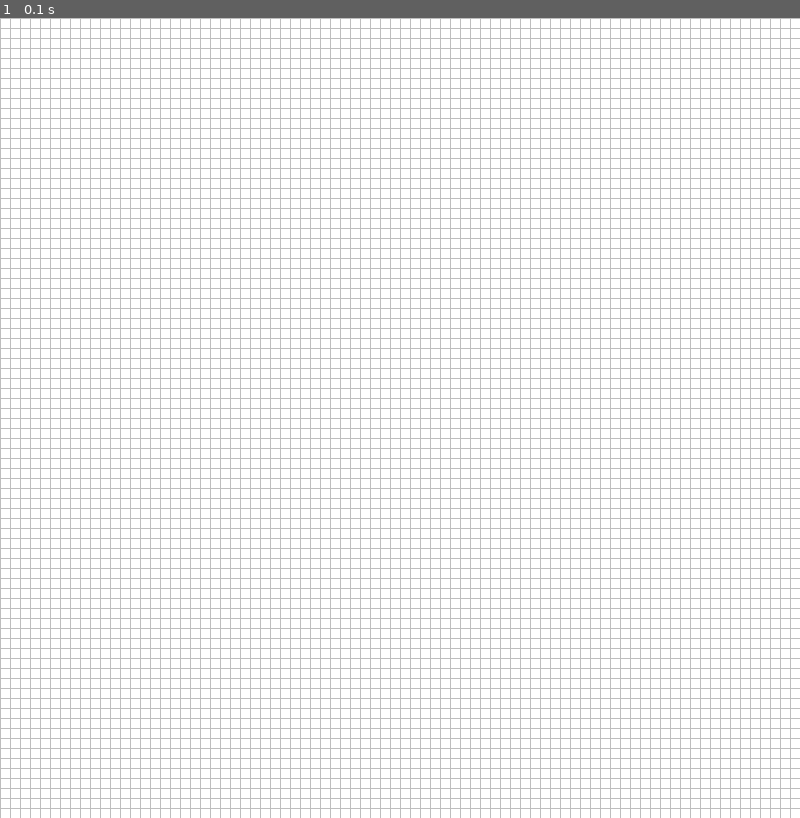
Above: before the commit, frame 1.
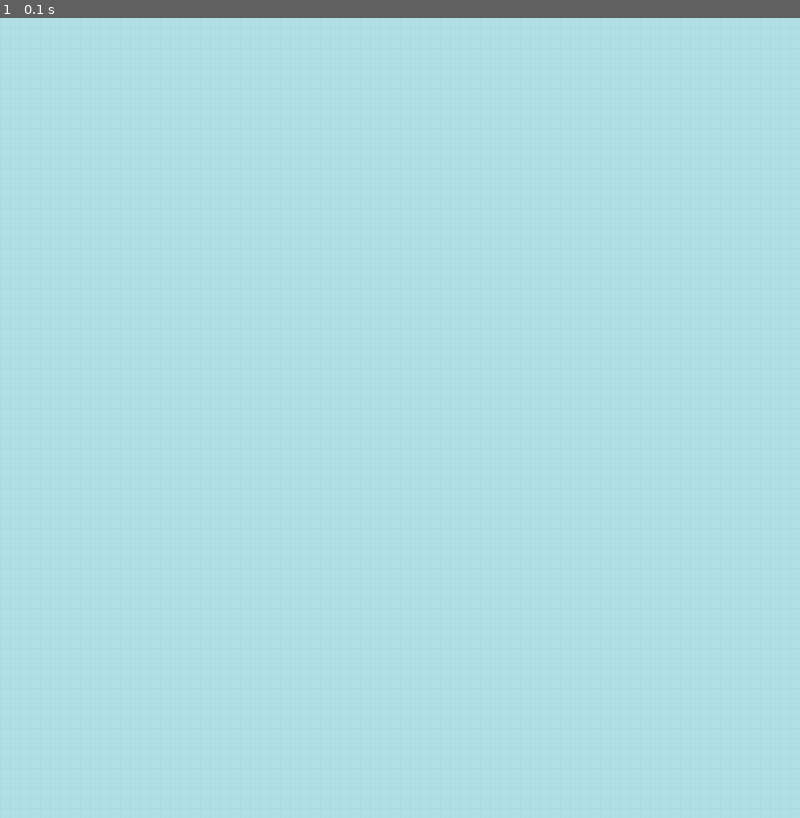
Above: after the commit, the same moment.

Repository: hutado/game_of_life
Game: pygame game, started from gof_pygame.py
Same seed, same stepped clock (60 frames per second), same inputs: the game is played once before the commit and once after it.
Inputs:
- Up to frame 1 (0.1 s): no input

The runs differ from the first frame. In frame 1, 100% of the frame differs, in the area x 0-100%, y 0-100%.

Commit message:
Поправил цвета, поддержка других правил

Diff:
--- a/gof_pygame.py
+++ b/gof_pygame.py
@@ -12,11 +12,17 @@
 
 # third-party
 import pygame
-from pygame.locals import *
+from pygame.locals import QUIT, MOUSEBUTTONDOWN, KEYDOWN, K_SPACE
 
 # internal
 from ui import UI
 from game_of_life import GameOfLife
+
+
+# Цвета фона, сетки и живых клеток
+POWDER_BLUE = (176, 224, 230)
+LIGHT_BLUE = (173, 216, 230)
+STEEL_BLUE = (70, 130, 180)
 
 
 class GUI(UI):
@@ -47,10 +53,10 @@
         """
 
         for x in range(0, self.width, self.cell_size):
-            pygame.draw.line(self.screen, pygame.Color('grey'), (x, 0), (x, self.height))
+            pygame.draw.line(self.screen, pygame.Color(LIGHT_BLUE), (x, 0), (x, self.height))
 
         for y in range(0, self.height, self.cell_size):
-            pygame.draw.line(self.screen, pygame.Color('grey'), (0, y), (self.width, y))
+            pygame.draw.line(self.screen, pygame.Color(LIGHT_BLUE), (0, y), (self.width, y))
 
     def draw_grid(self) -> None:
         """
@@ -58,7 +64,7 @@
         """
 
         for c, r in product(range(self.life.curr_generation.cols), range(self.life.curr_generation.rows)):
-            color = pygame.Color('black') if self.life.curr_generation[r][c] == 1 else pygame.Color('white')
+            color = pygame.Color(STEEL_BLUE) if self.life.curr_generation[r][c] == 1 else pygame.Color(POWDER_BLUE)
             rect = pygame.Rect(c * self.cell_size, r * self.cell_size, self.cell_size, self.cell_size)
             pygame.draw.rect(self.screen, color, rect)
 
@@ -102,7 +108,7 @@
 
         clock = pygame.time.Clock()
         pygame.display.set_caption('Game of Life')
-        self.screen.fill(pygame.Color('white'))
+        self.screen.fill(pygame.Color(POWDER_BLUE))
 
         self.draw_elements()
 
@@ -136,8 +142,8 @@
     parser.add_argument('--cell-size', required=False, type=int, default=10, help='Размер клетки в px')
     parser.add_argument('-r', '--randomize', required=False, default=False, action='store_true', help='Случайное заполнение поля')
     parser.add_argument('-s', '--speed', required=False, type=int, default=10, help='Скорость игры')
-    parser.add_argument('-S', '--survival', required=False, type=str, default='23', help='Необходимо количество соседей для выживания клетки')
-    parser.add_argument('-B', '--birth', required=False, type=str, default='3', help='Необходимо количество соседей для рождения клетки')
+    parser.add_argument('-S', '--survival', required=False, type=str, default='23', help='Необходимое количество соседей для выживания клетки')
+    parser.add_argument('-B', '--birth', required=False, type=str, default='3', help='Необходимое количество соседей для рождения клетки')
 
     args = parser.parse_args()
 
@@ -146,12 +152,10 @@
     randomize_: bool = args.randomize
     speed_: int = args.speed
     cell_size_: int = args.cell_size
-    s_count: list = args.survival
-    b_count: list = args.birth
+    s_count: list = [int(i) for i in args.survival]
+    b_count: list = [int(i) for i in args.birth]
 
-    print(s_count)
-
-    game = GameOfLife((rows_, cols_), randomize_)
+    game = GameOfLife((rows_, cols_), randomize_, s_count, b_count)
     gui = GUI(game, cell_size_, speed_)
 
     gui.run()
Not shown, changed: README.md
